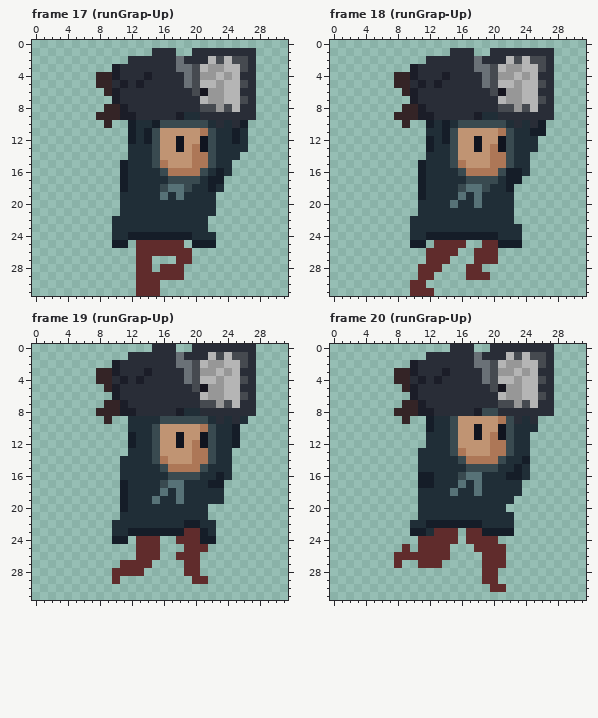
File history of a pixel-art file, marcuzjam 7 2022/Assets/Sprites/Player/player.aseprite. The picture above was drawn from the file before the commit.
32x32 pixels, 35 frames. Shown: frame 17 (runGrap-Up), frame 18 (runGrap-Up), frame 19 (runGrap-Up), frame 20 (runGrap-Up). The commit also changed other frames, which this record leaves out.
After:
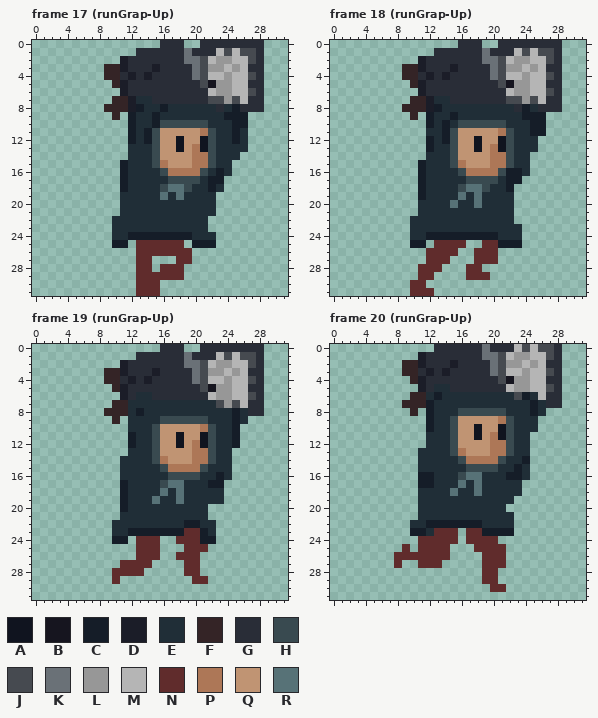
Palette (. is transparent): A #10141f  B #16151f  C #151d28  D #1b1d28  E #202e37  F #342426  G #292d37  H #394a50  J #464a50  K #6a7177  L #979797  M #b5b5b5  N #602c2c  P #ad7757  Q #c09473  R #577277
What changed:
Frame 17 (runGrap-Up):
y 0: x 16..18 ... -> GGG; x 21..28 ........ -> GGGGGGGG
y 1: x 13..14 .. -> GG; x 18..19 .. -> GK; x 23..28 GGGGG. -> MJMJJG
y 2: x 11 . -> D; x 18..21 KGGG -> GKKJ; x 23..28 JMJJG. -> LLMMJG
y 3: x 9..11 .DG -> FFD; x 15 G -> D; x 18..21 KKJM -> GGKJ; x 25..26 MJ -> LM; x 28 . -> G
y 4: x 8 F -> .; x 10 D -> F; x 12 G -> D; x 19..22 KJLL -> GKJM; x 26..28 GG. -> MJG
y 5: x 8..10 FFG -> ..F; x 13 D -> G; x 19..22 KJMM -> GGJB; x 24 M -> L; x 26 J -> M; x 28 . -> G
y 6: x 9..11 FDG -> ..D; x 20..22 JBL -> GGM; x 24 M -> L; x 26..28 GG. -> MJG
y 7: x 10..14 DGGGG -> FFDEE; x 21..26 MLLMMJ -> GJJLJM; x 28 . -> G
y 8: x 11..25 DGGGGGGGGGJJLJM -> FDCEECEEEEEEGEC; x 28 . -> G
y 9: x 8..9 FF -> ..; x 11..18 DDGGGGGD -> .CEECEEE; x 21..27 GGGGGGG -> EEECCC.
y 10: x 9 F -> .; x 23 G -> E; x 25 G -> C
Frame 18 (runGrap-Up):
y 0: x 16..18 ... -> GGG; x 21..28 ........ -> GGGGGGGG
y 1: x 13..14 .. -> GG; x 18..19 .. -> GK; x 23..28 GGGGG. -> MJMJJG
y 2: x 11 . -> D; x 18..21 KGGG -> GKKJ; x 23..28 JMJJG. -> LLMMJG
y 3: x 9..11 .DG -> FFD; x 15 G -> D; x 18..21 KKJM -> GGKJ; x 25..26 MJ -> LM; x 28 . -> G
y 4: x 8 F -> .; x 10 D -> F; x 12 G -> D; x 19..22 KJLL -> GKJM; x 26..28 GG. -> MJG
y 5: x 8..10 FFG -> ..F; x 13 D -> G; x 19..22 KJMM -> GGJB; x 24 M -> L; x 26 J -> M; x 28 . -> G
y 6: x 9..11 FDG -> ..D; x 20..22 JBL -> GGM; x 24 M -> L; x 26..28 GG. -> MJG
y 7: x 10..14 DGGGG -> FFDEE; x 21..26 MLLMMJ -> GJJLJM; x 28 . -> G
y 8: x 11..25 DGGGGGGGGGJJLJM -> FDCEEEEEEEEEGCE; x 28 . -> G
y 9: x 8..9 FF -> ..; x 11..18 DDGGGGGD -> .CEECEEE; x 21..27 GGGGGGG -> EEECCC.
y 10: x 9 F -> .; x 23 G -> E; x 25 G -> C
Frame 19 (runGrap-Up):
y 0: x 15 G -> .; x 18 . -> G; x 20 G -> .; x 28 . -> G
y 1: x 12 G -> .; x 18..19 KG -> GK; x 22..25 MJMJ -> GMJM; x 27..28 G. -> JG
y 2: x 10..11 DG -> .D; x 18 K -> G; x 20..22 JML -> KJM; x 24 M -> L; x 26..28 JG. -> MJG
y 3: x 8 F -> .; x 10..11 DG -> FD; x 14..15 DG -> GD; x 19..21 KJL -> GKJ; x 23..26 MLMG -> LMLM; x 28 . -> G
y 4: x 8 F -> .; x 10..14 GDGDG -> FGDGD; x 19..21 KJM -> GKJ; x 23..24 LM -> ML; x 26..28 JG. -> MJG
y 5: x 9..11 FDG -> .FD; x 20..22 JBL -> GJB; x 24 M -> L; x 26 G -> M; x 28 . -> G
y 6: x 10..11 DG -> .D; x 13..14 GG -> EE; x 21..22 ML -> GM; x 24 M -> L; x 26..28 JG. -> MJG
y 7: x 9 F -> .; x 11..26 DGGGGGGGGGJJLJMG -> FEEEEEEEEEEEJLJM; x 28 . -> G
y 8: x 8 F -> .; x 11..18 DDGGGGGD -> FECEEEEE; x 21..26 GGGGGG -> EEEECE; x 28 . -> G
y 9: x 9..10 F. -> .F; x 23 G -> E; x 25 G -> C
Frame 20 (runGrap-Up):
y 0: x 13..14 .. -> GG; x 18..19 .. -> GK; x 23..28 GGGGG. -> MJMJJG
y 1: x 11 . -> D; x 18..21 KGGG -> GKKJ; x 23..28 JMJJG. -> LLMMJG
y 2: x 9..11 .DG -> FFD; x 15 G -> D; x 18..21 KKJM -> GGKJ; x 25..26 MJ -> LM; x 28 . -> G
y 3: x 8 F -> .; x 10 D -> F; x 12 G -> D; x 19..22 KJLL -> GKJM; x 26..28 GG. -> MJG
y 4: x 8..10 FFG -> ..F; x 13 D -> G; x 19..22 KJMM -> GGJB; x 24 M -> L; x 26 J -> M; x 28 . -> G
y 5: x 9..11 FDG -> ..D; x 13..14 GG -> EE; x 20..22 JBL -> GGM; x 24 M -> L; x 26..28 GG. -> MJG
y 6: x 10..26 DGGGGGGGGGGMLLMMJ -> FFECEEEEEEEEEJCEM; x 28 . -> G
y 7: x 11..26 DGGGGGGGGGJJLJMG -> FCEEEEEEEEEEEECE; x 28 . -> G
y 8: x 8..9 FF -> ..; x 11..18 DDGGGGGD -> .CEEEHHH; x 21..27 GGGGGGG -> HEEECE.
y 9: x 9 F -> .; x 23 G -> E; x 25 G -> E
Boxes around the changes in both pictures, in picture pixels (x1, y1, x2, y2):
changed: (96, 40, 264, 128)
changed: (394, 40, 562, 128)
changed: (96, 344, 264, 424)
changed: (394, 344, 562, 424)
